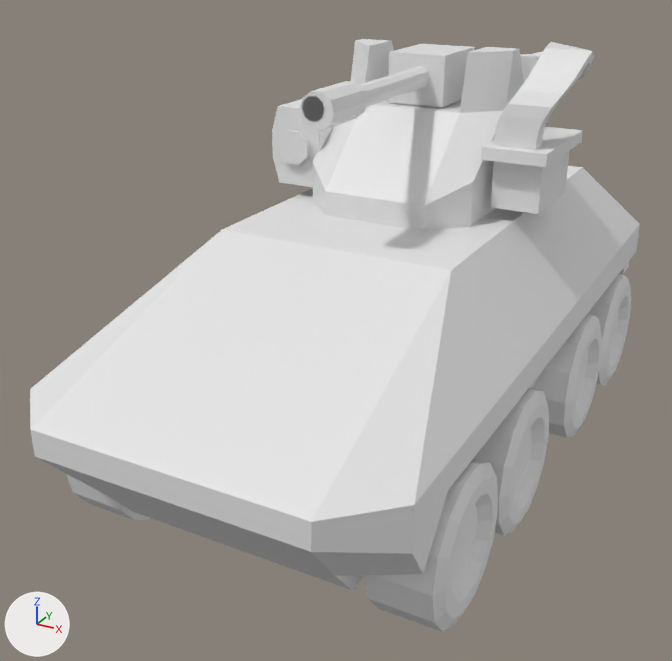
The glTF model Assets/Models/Units/AntiInfantry/AntiInfantry.gltf: old version first, new version second.
Before and after are seen from a 50 mm camera at (3.22, -6.8, 2.61) aimed at (-0.24, -0.51, -0.53). Arrows for +X, +Y and +Z are at lower left; the lights stay in place. Where no turn or scale is listed for an object, it has been applied to the vertices. Vertices at the same position are counted once.

The older version as bpy lines, for what is in view:
```python
ob_cube_002 = bpy.data.objects.new('Cube.002', me_cube_005)
ob_cube_002.location = (0.0, 0.0, 0.0)
ob_cube_005 = bpy.data.objects.new('Cube.005', me_cube_012)
ob_cube_005.location = (-0.01, 0.7, 0.95)
ob_cube_006 = bpy.data.objects.new('Cube.006', me_cube_013)
ob_cube_006.location = (-0.95, 0.66, 0.83)
ob_cube_007 = bpy.data.objects.new('Cube.007', me_cube_014)
ob_cube_007.location = (0.98, 0.59, 0.83)
ob_cube_008 = bpy.data.objects.new('Cube.008', me_cube_016)
ob_cube_008.location = (-0.01, 0.76, 1.42)
ob_cube_009 = bpy.data.objects.new('Cube.009', me_cube_019)
ob_cube_009.location = (0.83, 0.77, 1.41)
ob_cylinder_001 = bpy.data.objects.new('Cylinder.001', me_cylinder_001)
ob_cylinder_001.location = (0.0, 0.0, 0.0)
ob_cylinder_012 = bpy.data.objects.new('Cylinder.012', me_cylinder_016)
ob_cylinder_012.location = (-0.96, 0.06, 0.83)
ob_cylinder_013 = bpy.data.objects.new('Cylinder.013', me_cylinder_017)
ob_cylinder_013.location = (0.03, -1.04, 1.44)
# also in view: 'Cylinder.002' at (1.3, -0.71, -1.19); 'Cylinder.007' at (-1.3, -1.9, -1.19); 'Cylinder' at (1.3, 2.15, -1.19); 'Cube' at (0.0, -0.08, -0.37); 'Cylinder.003' at (1.3, -1.9, -1.19)
```
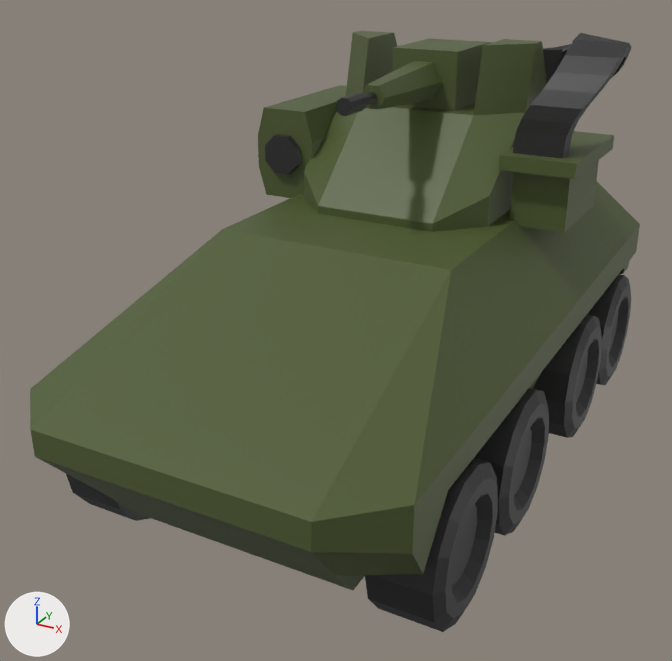
The edits, one by one:
Material 'Material.001' (mat_material_001) is new.
Its base color is (0.0222, 0.0222, 0.0222) (black #292929).
Material 'Material' (mat_material) is new.
Its base color is (0.0762, 0.105, 0.0296) (dark green #4e5b30).
me_cube_002 is used by ob_cube; location (0.0, 0.0, 0.0).
me_cube_002 had 22 vertices, 40 faces and spanned x -1.48..1.48, y -3.14..2.97, z -1.13..0.39.
me_cube_002 now has 50 vertices, 92 faces and spans x -1.48..1.48, y -3.14..2.97, z -1.42..0.39.
Part 1, on me_cube_002:
22 vertices are added at x -1.44..1.44, y -2.41..2.87, z -1.42..-0.59.
6 new vertices lie (1.86, 0.0, 0.0) away from vertices in x -0.93, y -2.41..2.87, z -1.42..-0.59.
52 new faces join them.
me_cube_002 part 2: 40 faces spanning x -1.48..1.48, y -3.14..2.97, z -1.13..0.39 switch from no material to mat_material (dark green #4e5b30).
me_cylinder has 70 vertices, 136 faces and spans x 1.047..1.561, y 1.576..2.728, z -1.747..-0.624.
me_cylinder now uses material mat_material_001 (black #292929).
me_cylinder_001 has 70 vertices, 136 faces and spans x 1.047..1.561, y 0.383..1.535, z -1.747..-0.624.
me_cylinder_001 now uses material mat_material_001 (black #292929).
me_cylinder_002 has 70 vertices, 136 faces and spans x 1.047..1.561, y -1.284..-0.133, z -1.747..-0.624.
me_cylinder_002 now uses material mat_material_001 (black #292929).
me_cylinder_003 has 70 vertices, 136 faces and spans x 1.047..1.561, y -2.477..-1.326, z -1.747..-0.624.
me_cylinder_003 now uses material mat_material_001 (black #292929).
me_cylinder_007 has 70 vertices, 136 faces and spans x -1.56..-1.046, y -2.477..-1.326, z -1.747..-0.624.
me_cylinder_007 now uses material mat_material_001 (black #292929).
Mesh me_cylinder_009 is new.
It has 60 vertices, 104 faces and spans x -0.29..0.3, y -0.12..2.04, z -0.23..0.25.
Faces by material slot: [72, 32].
It uses material mat_material_001 (black #292929).
It uses material mat_material (dark green #4e5b30).
Mesh me_cube_008 is new.
It has 172 vertices, 324 faces and spans x -1.4..1.62, y -1.26..0.79, z -1.36..0.41.
Faces by material slot: [116, 208].
It uses material mat_material (dark green #4e5b30).
It uses material mat_material_001 (black #292929).
Object 'Cube.002' (ob_cube_002) is deleted.
Object 'Cube.005' (ob_cube_005) is deleted.
Object 'Cube.006' (ob_cube_006) is deleted.
Object 'Cube.007' (ob_cube_007) is deleted.
Object 'Cube.008' (ob_cube_008) is deleted.
Object 'Cube.009' (ob_cube_009) is deleted.
Object 'Cylinder.012' (ob_cylinder_012) is deleted.
Object 'Cylinder.013' (ob_cylinder_013) is deleted.
Object 'Cylinder.014' (ob_cylinder_014) is deleted.
Object 'Cylinder.015' (ob_cylinder_015) is deleted.
Object 'Cannon' (ob_cannon) is new; it shows me_cylinder_009.
Its location is (0.0, -0.71, 1.4).
Object 'Turret' (ob_turret) is new; it shows me_cube_008.
Its location is (0.0, 0.95, 1.4).

Location of each change, (x1, y1, x2, y2) in pixels of the pictures (672 x 661 px):
'Turret', added (green)
    after: (258, 31, 631, 233)
'Cube.005', deleted
    before: (313, 39, 524, 231)
'Cylinder.003', recoloured (grey to black)
    both: (365, 458, 498, 632)
'Cannon', added (green)
    after: (336, 38, 491, 116)
'Cylinder.002', recoloured (grey to black)
    both: (474, 388, 549, 536)
'Cube.009', deleted
    before: (493, 42, 595, 150)
'Cube.007', deleted
    before: (481, 127, 583, 214)
'Cylinder.001', recoloured (grey to black)
    both: (533, 314, 602, 438)
'Cube.008', deleted
    before: (388, 44, 475, 107)
'Cylinder', recoloured (grey to black)
    both: (588, 274, 631, 385)
'Cube.006', deleted
    before: (272, 99, 332, 187)
'Cylinder.013', deleted
    before: (299, 81, 368, 131)
'Cube.002', deleted
    before: (108, 262, 629, 590)
'Cylinder.014', deleted
    before: (359, 67, 430, 107)
'Cylinder.007', recoloured (grey to black)
    both: (66, 474, 150, 521)
'Cylinder.012', deleted
    before: (279, 130, 310, 165)
'Cylinder.015', deleted
    before: (302, 97, 324, 122)
part 1 of me_cube_002, added (black)
    after: (108, 262, 629, 590)
part 2 of me_cube_002, recoloured (white to green)
    both: (30, 181, 640, 576)
